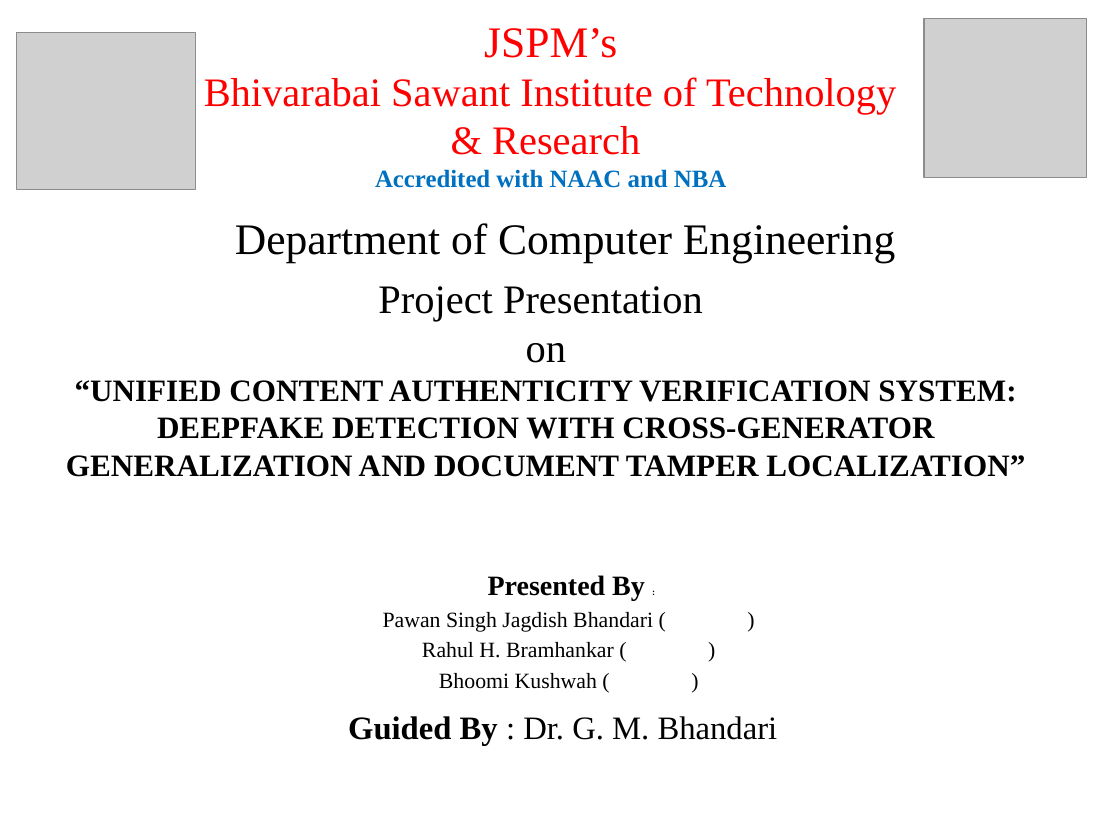
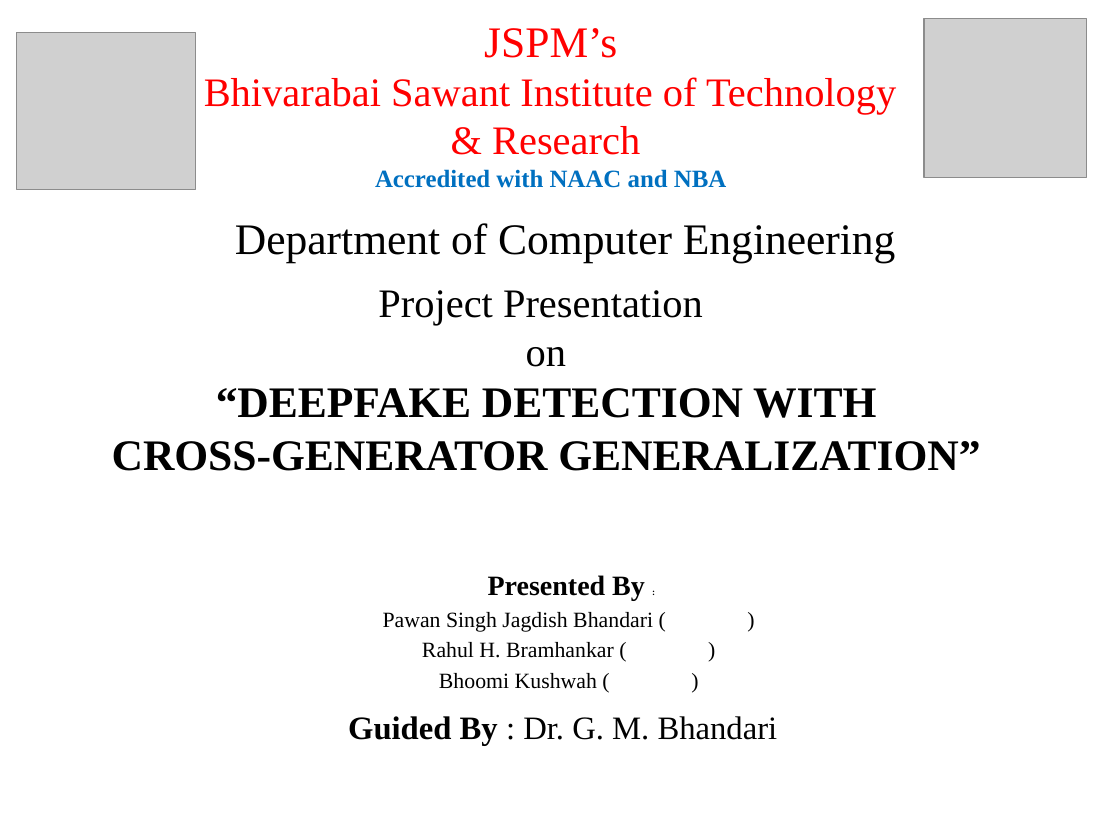
Before and after one commit to PawanBhandari03/DeepFake-Detection-Using-CrossGeneratorGeneralization, a slide deck: slide 1 of paper/reports/presentation/Final_Project_Presentation.pptx. Drawn at 1120x840 pixels with LibreOffice and Linux fonts; fonts in the diff are those of the drawing; grey boxes stand for pictures. Boxes give left, top, right and bottom in pixels: in the first picture for what was removed or moved away, otherwise in the second. Text is boxed around its words. In the diff, an @@ line names an element or a change of style, - is before the commit and + after.

```diff
--- a/paper/reports/presentation/Final_Project_Presentation.pptx
+++ b/paper/reports/presentation/Final_Project_Presentation.pptx
@@ text at (112,388,980,471): text changed; size 20 to 28 pt @@
-“UNIFIED CONTENT AUTHENTICITY VERIFICATION SYSTEM: DEEPFAKE DETECTION WITH CROSS-GENERATOR GENERALIZATION AND DOCUMENT TAMPER LOCALIZATION”
+“DEEPFAKE DETECTION WITH CROSS‑GENERATOR GENERALIZATION”
```
Also in this commit, not shown: 17 other files.
